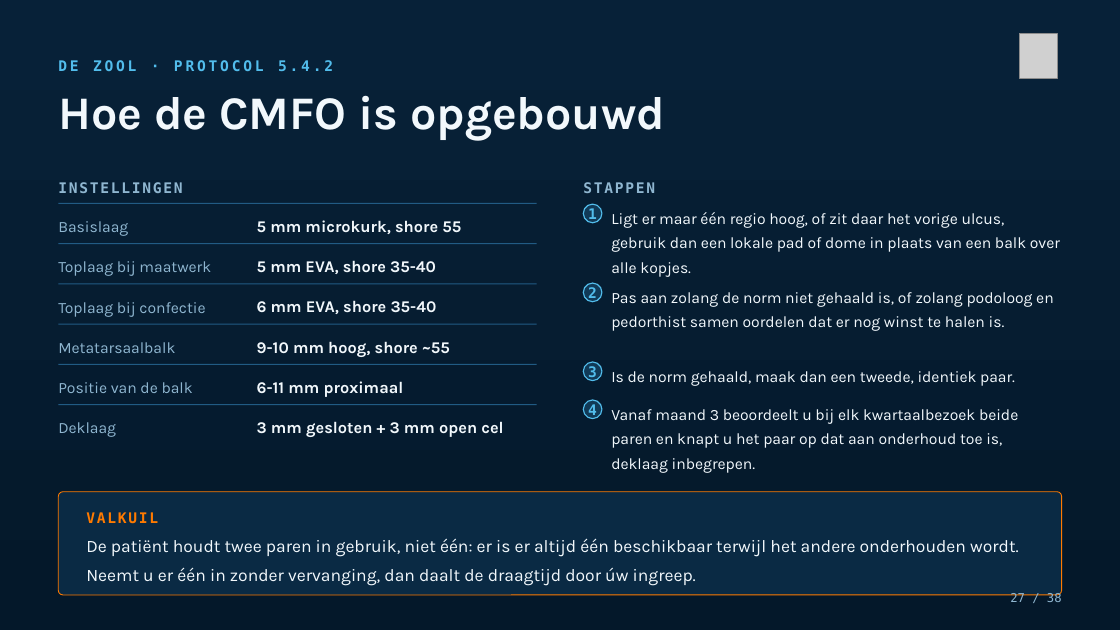
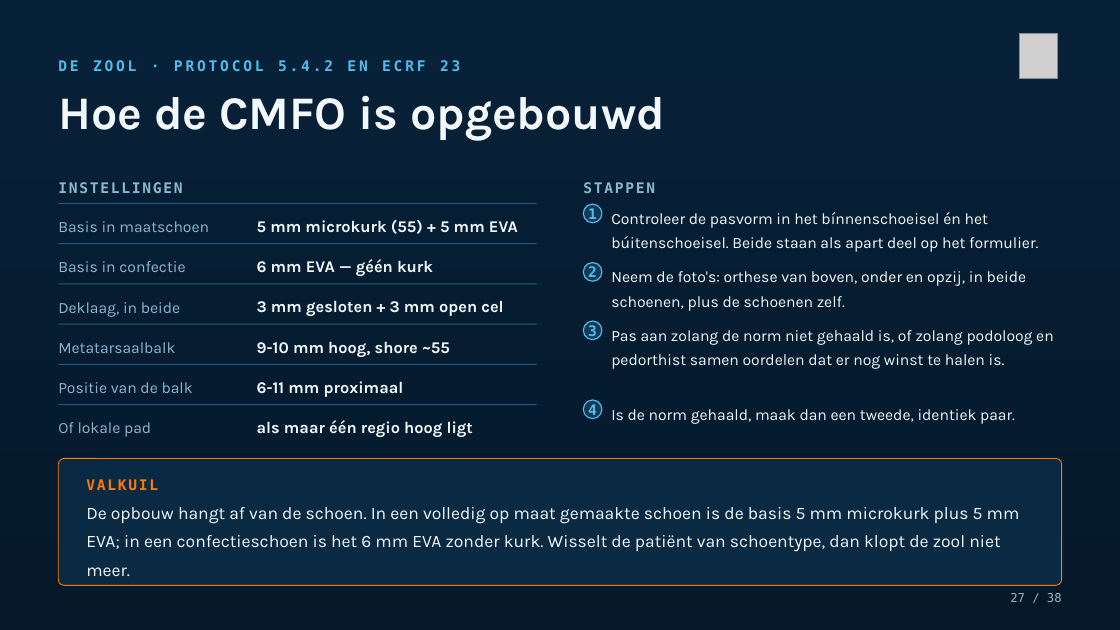
Before and after one commit to Dellfs/paradise-project, a slide deck: slide 27 of PARADISE_presentatie/PARADISE_opleidingssessie_voetklinieken.pptx. Drawn at 1120x630 pixels with LibreOffice and Linux fonts; fonts in the diff are those of the drawing; grey boxes stand for pictures. Boxes give left, top, right and bottom in pixels: in the first picture for what was removed or moved away, otherwise in the second. Text is boxed around its words. In the diff, an @@ line names an element or a change of style, - is before the commit and + after.

```diff
--- a/PARADISE_presentatie/PARADISE_opleidingssessie_voetklinieken.pptx
+++ b/PARADISE_presentatie/PARADISE_opleidingssessie_voetklinieken.pptx
@@ text at [58, 60, 460, 71]: text changed @@
-DE ZOOL · PROTOCOL 5.4.2
+DE ZOOL · PROTOCOL 5.4.2 EN ECRF 23
@@ text at [58, 221, 209, 232]: text changed @@
-Basislaag
+Basis in maatschoen
@@ text at [257, 220, 518, 234]: text changed @@
-5 mm microkurk, shore 55
+5 mm microkurk (55) + 5 mm EVA
@@ text at [611, 212, 1038, 252]: text changed @@
-Ligt er maar één regio hoog, of zit daar het vorige ulcus, gebruik dan een lokale pad of dome in plaats van een balk over alle kopjes.
+Controleer de pasvorm in het bínnenschoeisel én het búitenschoeisel. Beide staan als apart deel op het formulier.
@@ text at [58, 261, 185, 272]: text changed @@
-Toplaag bij maatwerk
+Basis in confectie
@@ text at [257, 259, 433, 276]: text changed @@
-5 mm EVA, shore 35-40
+6 mm EVA — géén kurk
@@ text "2": place and size @@
-text "2" at [588, 287, 597, 302]
+text "2" at [588, 266, 597, 281]
@@ ellipse: place and size @@
-ellipse at [583, 283, 602, 302]
+ellipse at [583, 263, 602, 281]
@@ text added at [611, 271, 1026, 311], 13.5 pt, text #F2F8FC @@
+Neem de foto's: orthese van boven, onder en opzij, in beide schoenen, plus de schoenen zelf.
@@ text at [58, 302, 180, 317]: text changed @@
-Toplaag bij confectie
+Deklaag, in beide
@@ text at [257, 300, 503, 316]: text changed @@
-6 mm EVA, shore 35-40
+3 mm gesloten + 3 mm open cel
@@ text "3": place and size @@
-text "3" at [588, 366, 597, 381]
+text "3" at [588, 325, 597, 340]
@@ ellipse: place and size @@
-ellipse at [583, 362, 602, 381]
+ellipse at [583, 321, 602, 339]
@@ text "Pas aan zolang de norm ...": place and size @@
-text "Pas aan zolang de norm ..." at [611, 292, 1054, 331]
+text "Pas aan zolang de norm ..." at [611, 330, 1054, 369]
@@ text "Is de norm gehaald, maak ...": place and size @@
-text "Is de norm gehaald, maak ..." at [611, 371, 1015, 386]
+text "Is de norm gehaald, maak ..." at [611, 409, 1015, 424]
@@ text removed at [611, 409, 1018, 473] @@
-Vanaf maand 3 beoordeelt u bij elk kwartaalbezoek beide paren en knapt u het paar op dat aan onderhoud toe is, deklaag inbegrepen.
@@ text at [58, 422, 151, 437]: text changed @@
-Deklaag
+Of lokale pad
@@ text at [257, 420, 473, 437]: text changed @@
-3 mm gesloten + 3 mm open cel
+als maar één regio hoog ligt
@@ rounded rectangle: place and size @@
-rounded rectangle at [58, 492, 1061, 595]
+rounded rectangle at [58, 459, 1061, 586]
@@ text "VALKUIL": place and size @@
-text "VALKUIL" at [86, 512, 158, 524]
+text "VALKUIL" at [86, 479, 158, 491]
@@ text at [86, 507, 1020, 576]: text changed @@
-De patiënt houdt twee paren in gebruik, niet één: er is er altijd één beschikbaar terwijl het andere onderhouden wordt. Neemt u er één in zonder vervanging, dan daalt de draagtijd door úw ingreep.
+De opbouw hangt af van de schoen. In een volledig op maat gemaakte schoen is de basis 5 mm microkurk plus 5 mm EVA; in een confectieschoen is het 6 mm EVA zonder kurk. Wisselt de patiënt van schoentype, dan klopt de zool niet meer.
```
Also in this commit, not shown: 4 other slides changed, 1 other file.
